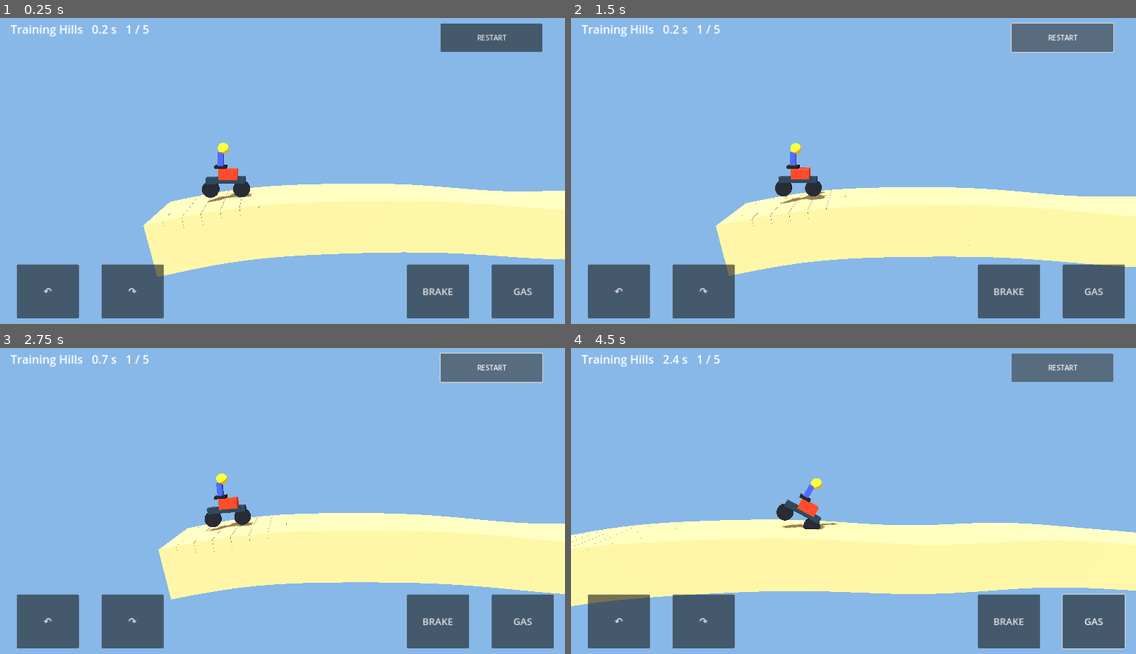
Above: before the commit, frames 1-4 (two rows, left to right).
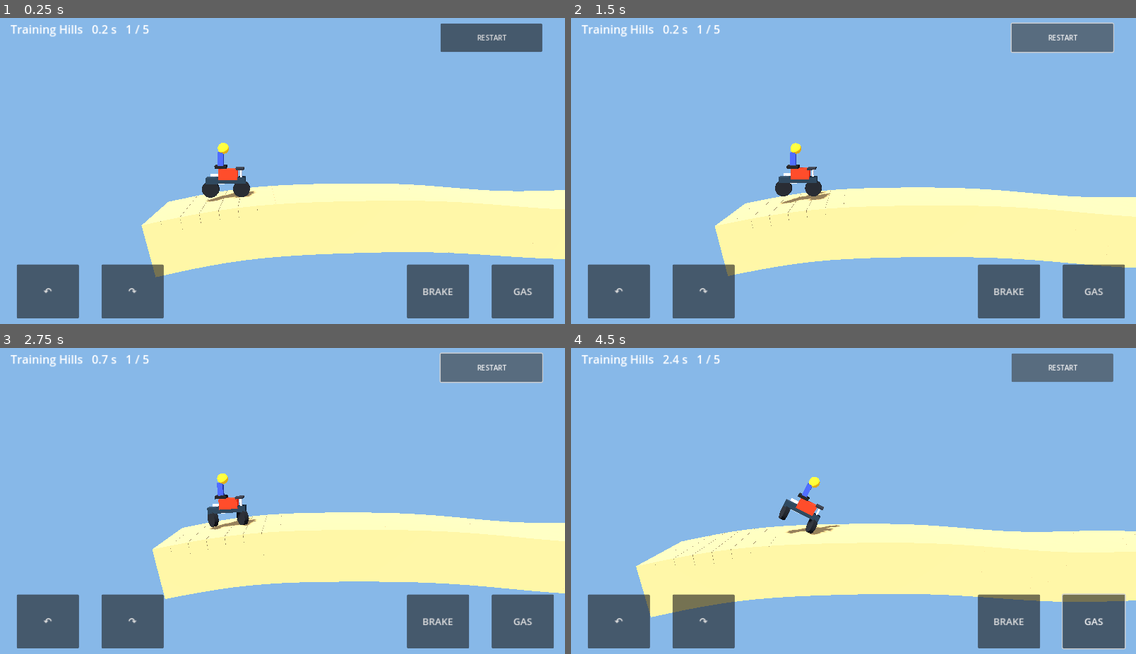
Above: after the commit, the same moments.

Repository: emeshkovpief-gif/gravity-trials
Game: Godot game, scene res://Main.tscn
Two runs of this game, one before a commit and one after it. Both use one fixed random seed, a clock stepped at 60 frames per second and the inputs below.
Inputs:
- Up to frame 1 (0.25 s): no input
- Up to frame 2 (1.5 s): click "RESTART" at 0.5 s; click "RESTART" at 1.25 s
- Up to frame 3 (2.75 s): click "RESTART" at 2 s
- Up to frame 4 (4.5 s): hold Right 2.78-3.53 s; hold Down 3.53-4.28 s; hold Right from 4.28 s (still down)

The runs differ from the first frame. In frame 1, 0.4% of the frame differs, in the area x 25-100%, y 41-85%; in frame 2, 0.4%; in frame 3, 1.0%; in frame 4, 9.1%, in the area x 0-100%, y 42-89%.

Commit message:
Improve trials motorcycle wheel contact, suspension response and airborne balance

Diff:
--- a/scripts/main.gd
+++ b/scripts/main.gd
@@ -15,6 +15,12 @@
 var finished = false
 var held = {"gas": false, "brake": false, "back": false, "forward": false}
 var terrain: Node3D
+var wheel_nodes: Array[MeshInstance3D] = []
+var rider: Node3D
+var suspension = [0.0, 0.0]
+var angular_velocity = 0.0
+var grounded = false
+var last_speed = 0.0
 
 func material(c: Color) -> StandardMaterial3D:
 	var m = StandardMaterial3D.new()
@@ -104,6 +110,11 @@
 	vertical = 0.0
 	tilt = 0.0
 	turn = 0.0
+	angular_velocity = 0.0
+	grounded = false
+	last_speed = 0.0
+	suspension = [0.0, 0.0]
+	wheel_nodes.clear()
 	finished = false
 	if is_instance_valid(terrain):
 		terrain.queue_free()
@@ -136,7 +147,10 @@
 		wheel.position = Vector3(offset, 0.0, 0)
 		wheel.material_override = material(Color(0.08, 0.09, 0.1))
 		bike.add_child(wheel)
-	box(bike, Vector3(0.34, 0.85, 0.4), Vector3(-0.3, 1.85, 0), Color(0.18, 0.25, 0.65))
+		wheel_nodes.append(wheel)
+	rider = Node3D.new()
+	bike.add_child(rider)
+	box(rider, Vector3(0.34, 0.85, 0.4), Vector3(-0.3, 1.85, 0), Color(0.18, 0.25, 0.65))
 	var head = MeshInstance3D.new()
 	var sphere = SphereMesh.new()
 	sphere.radius = 0.34
@@ -144,7 +158,12 @@
 	head.mesh = sphere
 	head.position = Vector3(-0.12, 2.52, 0)
 	head.material_override = material(Color(0.96, 0.74, 0.12))
-	bike.add_child(head)
+	rider.add_child(head)
+	# Fork, swingarm, handlebars and exhaust
+	box(bike, Vector3(0.12, 1.3, 0.22), Vector3(0.92, 0.55, 0), Color(0.72, 0.76, 0.8))
+	box(bike, Vector3(0.9, 0.13, 0.22), Vector3(-0.53, 0.38, 0), Color(0.65, 0.68, 0.72))
+	box(bike, Vector3(0.5, 0.11, 0.9), Vector3(0.87, 1.27, 0), Color(0.12, 0.13, 0.15))
+	box(bike, Vector3(0.75, 0.19, 0.22), Vector3(-0.6, 0.8, -0.4), Color(0.6, 0.61, 0.64))
 
 func _physics_process(delta: float) -> void:
 	if finished:
@@ -153,31 +172,67 @@
 	var gas = held["gas"] or Input.is_key_pressed(KEY_RIGHT) or Input.is_key_pressed(KEY_D)
 	var brake = held["brake"] or Input.is_key_pressed(KEY_LEFT) or Input.is_key_pressed(KEY_A)
 	var lean = float(int(held["forward"] or Input.is_key_pressed(KEY_UP))) - float(int(held["back"] or Input.is_key_pressed(KEY_DOWN)))
-	speed += (19.0 if gas else -12.0 if brake else -3.5) * delta
-	speed = clampf(speed, -8.0, 24.0)
+	var wheel_radius = 0.52
+	var rear_x = x - cos(tilt) * 0.95
+	var front_x = x + cos(tilt) * 0.95
+	var rear_y = height - sin(tilt) * 0.95
+	var front_y = height + sin(tilt) * 0.95
+	var rear_penetration = ground_at(rear_x) + wheel_radius - rear_y
+	var front_penetration = ground_at(front_x) + wheel_radius - front_y
+	var rear_contact = rear_penetration > -0.07
+	var front_contact = front_penetration > -0.07
+	grounded = rear_contact or front_contact
+	var throttle_force = 0.0
+	if gas:
+		throttle_force = 18.0 if rear_contact else 2.0
+	elif brake:
+		throttle_force = -25.0 if grounded else -1.0
+	else:
+		throttle_force = -4.0 if grounded else -0.5
+	speed += throttle_force * delta
+	speed = clampf(speed, -7.0, 25.0)
+	var previous_x = x
 	x = clampf(x + speed * delta, 0.0, 235.0)
-	vertical -= 24.0 * delta
+	if grounded:
+		var slope = atan2(ground_at(front_x) - ground_at(rear_x), 1.9)
+		var compression = maxf(0.0, maxf(rear_penetration, front_penetration))
+		vertical += (compression * 105.0 - vertical * 13.0) * delta
+		angular_velocity += (slope - tilt) * (9.0 if rear_contact and front_contact else 3.0) * delta
+		angular_velocity += (front_penetration - rear_penetration) * 2.4 * delta
+		angular_velocity += lean * 5.0 * delta
+		if gas and rear_contact:
+			angular_velocity += 1.15 * delta
+		angular_velocity *= maxf(0.0, 1.0 - 3.0 * delta)
+	else:
+		angular_velocity += lean * 4.2 * delta
+		angular_velocity *= maxf(0.0, 1.0 - 0.18 * delta)
+	vertical -= 23.0 * delta
 	height += vertical * delta
-	var left_y = ground_at(x - 0.95)
-	var right_y = ground_at(x + 0.95)
-	var target = maxf(left_y, right_y) + 0.54
-	if height <= target:
-		height = target
-		vertical = maxf(0.0, vertical)
-		var desired = atan2(right_y - left_y, 1.9)
-		turn += (desired - tilt) * 8.0 * delta
-	turn += lean * 3.3 * delta
-	turn *= 0.97
-	tilt += turn * delta
-	if absf(tilt) > 1.45:
-		speed = 0
-		label.text = "CRASH! Tap RESTART"
+	tilt += angular_velocity * delta
+	# Prevent wheels from tunneling into terrain after a landing.
+	var rear_bottom = height - sin(tilt) * 0.95 - wheel_radius
+	var front_bottom = height + sin(tilt) * 0.95 - wheel_radius
+	var correction = maxf(ground_at(x - cos(tilt) * 0.95) - rear_bottom, ground_at(x + cos(tilt) * 0.95) - front_bottom)
+	if correction > 0.0:
+		height += correction
+		if vertical < 0.0:
+			vertical = -vertical * 0.10
+	# Crash on a severe rollover or a head-first impact.
+	if absf(tilt) > 1.72 or (grounded and absf(angular_velocity) > 7.5):
 		finished = true
+		label.text = "CRASH!  Tap RESTART"
 	bike.position = Vector3(x, height, 0)
 	bike.rotation.z = tilt
+	if is_instance_valid(rider):
+		rider.rotation.z = -lean * 0.17
+	for i in wheel_nodes.size():
+		var wheel = wheel_nodes[i]
+		wheel.rotation.y += speed * delta / wheel_radius
+		suspension[i] = lerpf(suspension[i], clampf((rear_penetration if i == 0 else front_penetration), 0.0, 0.2), minf(1.0, delta * 12.0))
+		wheel.position.y = -suspension[i] * 0.45
 	cam.position = cam.position.lerp(Vector3(x + 3.5, height + 4.0, 23), minf(1.0, delta * 3.0))
 	cam.look_at(Vector3(x + 3.5, height + 1.0, 0))
 	if x >= 230:
 		load_level(level + 1)
-	else:
+	elif not finished:
 		label.text = "%s   %0.1f s   %d / 5" % [NAMES[level], elapsed, level + 1]
